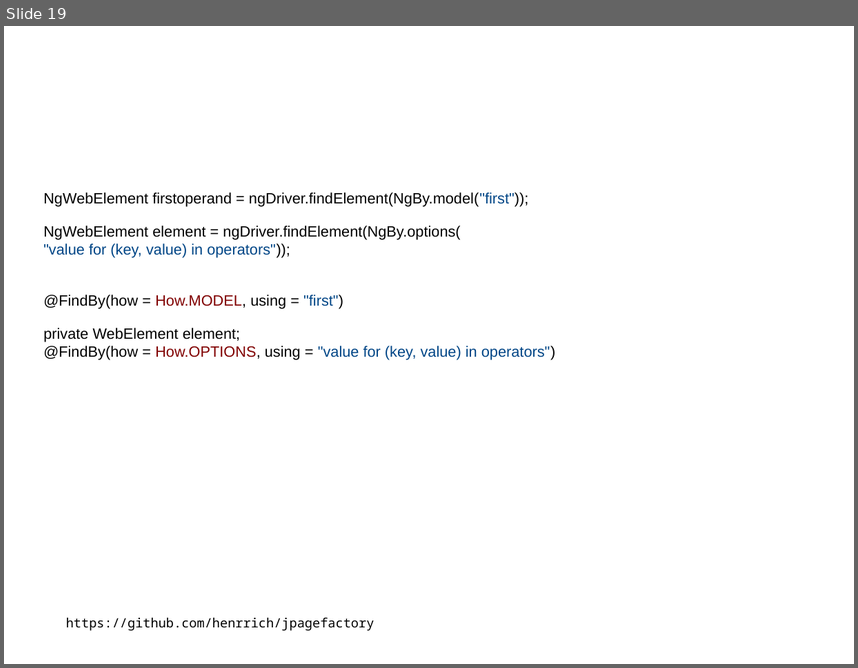
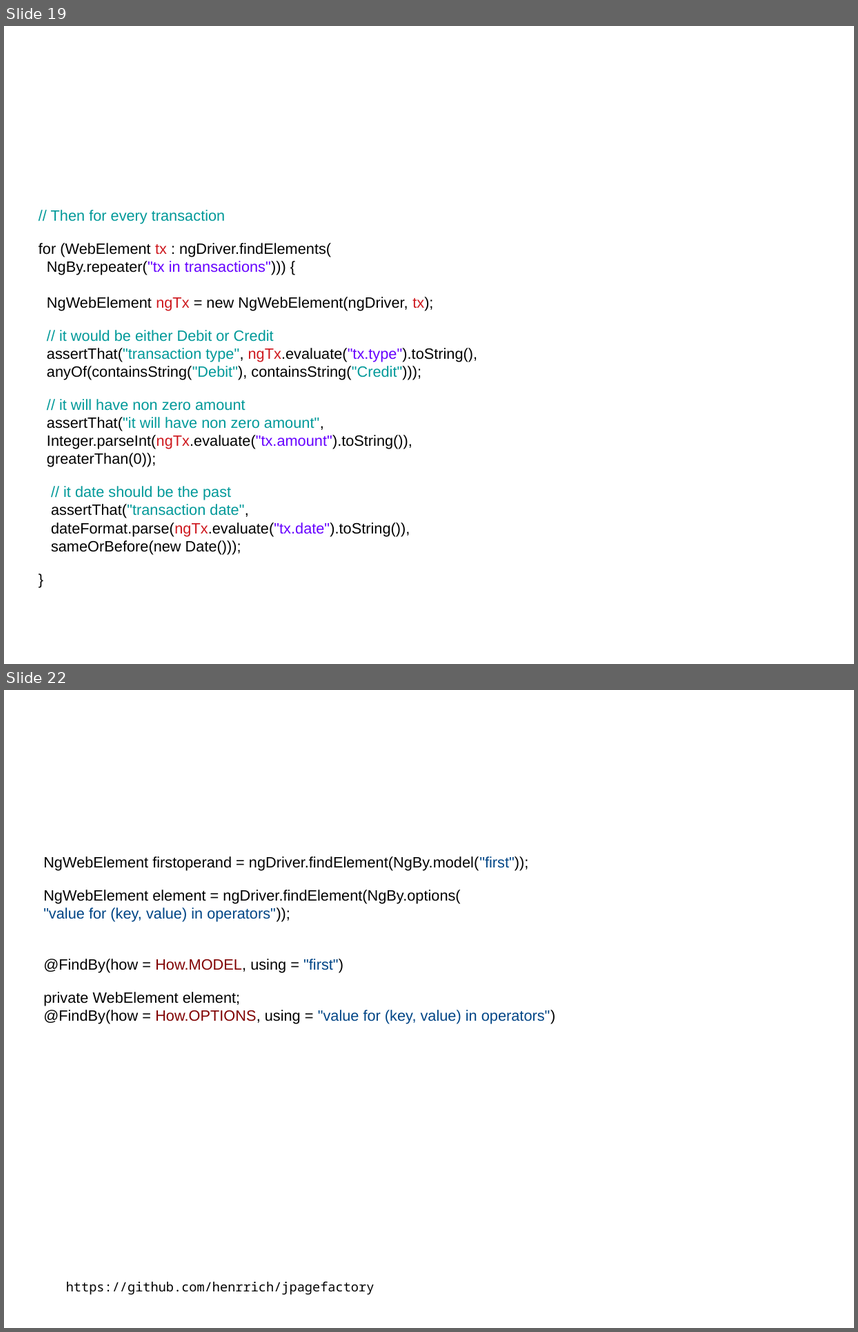
Before and after one commit to sergueik/selenium_java, a slide deck: protractor/jProtractor.odp. Shown one above the other, each under a label of ours: slide 19 before the commit, slides 19 and 22 after it; the slides between them are not shown. The pictures are 858x668 and 858x1332 pixels, drawn with LibreOffice and Linux fonts; fonts in the diff are those of the drawing; background and template pictures are left out. Boxes give left, top, right and bottom in pixels: in the first picture for what was removed or moved away, otherwise in the second. Text is boxed around its words. In the diff, an @@ line names an element or a change of style, - is before the commit and + after.

```diff
--- a/protractor/jProtractor.odp
+++ b/protractor/jProtractor.odp
@@ slide 19 added at bbox=[4, 26, 854, 664], background #FFFFFF @@
@@ title added at bbox=[46, 52, 702, 158], 41.4 pt, text #FFFFFF, bold @@
+Sample Scenario, contd.
@@ text added at bbox=[38, 210, 478, 554], 14 pt, text #000000 @@
+// Then for every transaction
+for (WebElement tx : ngDriver.findElements(
+NgBy.repeater("tx in transactions"))) {
+NgWebElement ngTx = new NgWebElement(ngDriver, tx);
+// it would be either Debit or Credit
+assertThat("transaction type", ngTx.evaluate("tx.type").toString(),
+anyOf(containsString("Debit"), containsString("Credit")));
+// it will have non zero amount
+assertThat("it will have non zero amount",
+Integer.parseInt(ngTx.evaluate("tx.amount").toString()),
+greaterThan(0));
+// it date should be the past
+assertThat("transaction date",
+dateFormat.parse(ngTx.evaluate("tx.date").toString()),
+sameOrBefore(new Date()));
+}
@@ what was slide 19 is now slide 22 @@
```
Also in this commit, not shown: 4 slides changed, 2 other slides added, 2 other files.
